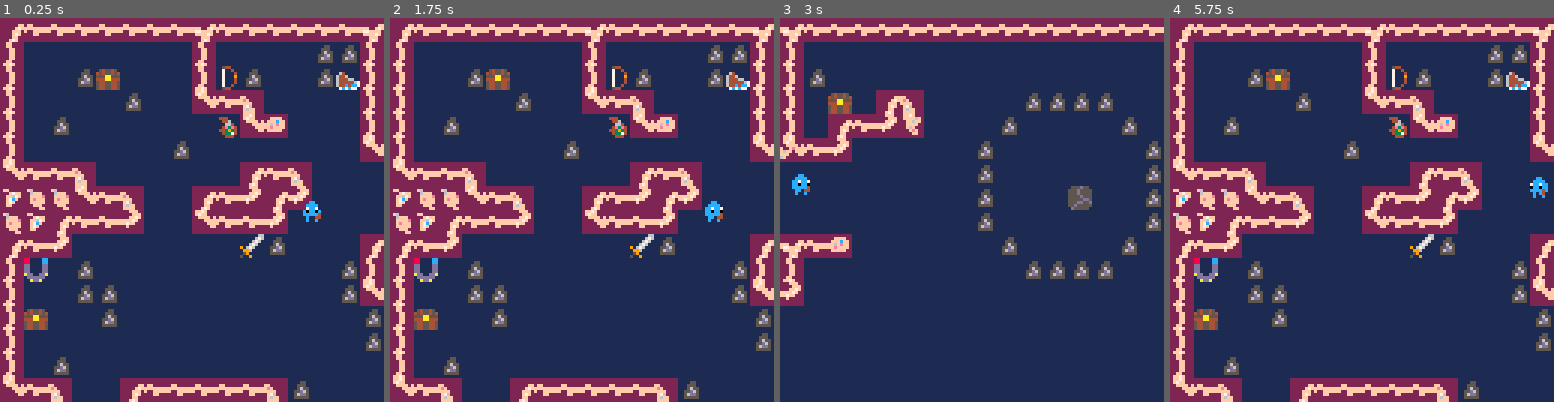
Above: before the commit, frames 1-4 (left to right).
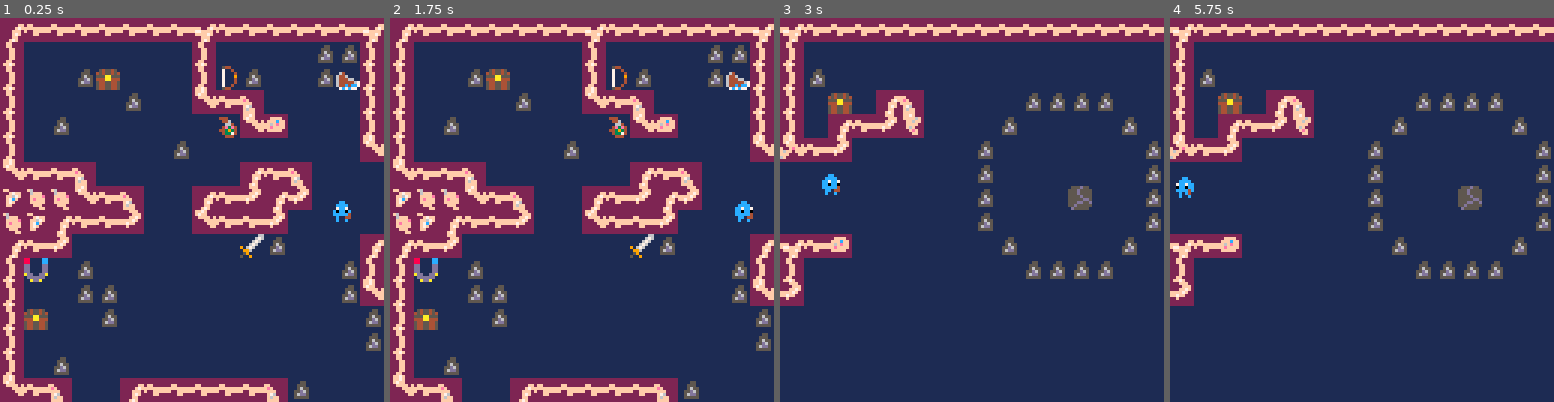
Above: after the commit, the same moments.

Repository: s-france/pico8GameS
Game: PICO-8 cartridge squid.p8
Same seed, same stepped clock (60 frames per second), same inputs: the game is played once before the commit and once after it.
Inputs:
- Up to frame 1 (0.25 s): no input
- Up to frame 2 (1.75 s): tap X (X key) at 0.33, 1.07 s; tap O (Z key) at 0.7, 1.7 s; hold Right from 1.6 s (still down)
- Up to frame 3 (3 s): tap X (X key) at 1.85, 2.97 s; release Right at 2.1 s; tap O (Z key) at 2.1, 2.5, 2.9 s; hold Up 2.15-2.42 s; hold Right from 2.47 s (still down)
- Up to frame 4 (5.75 s): release Right at 3.03 s; hold Left 3.08-3.58 s; tap O (Z key) every 0.4 s from 3.3 to 5.7 s; hold Down 3.63-3.97 s; hold Right 4.02-4.68 s; tap X (X key) at 4.08, 5.2 s; hold Up 4.73-5.03 s; hold Left 5.08-5.68 s; hold Down from 5.73 s (still down)

The runs differ from the first frame. In frame 1, 0.3% of the frame differs, in the area x 78-92%, y 47-54%; in frame 2, 0.4%; in frame 3, 0.4%; in frame 4, 33%, in the area x 0-100%, y 1-100%.

Commit message:
Update squid.p8

Diff:
--- a/squid.p8
+++ b/squid.p8
@@ -138,7 +138,7 @@
 // that we're gonna use
 
 function make_player()
-	player = add_object(0,0,100,60)
+	player = add_object(0,0,110,60)
 	//player stats
 	//player.x =87*8+4
 	//player.y =24*8-4
